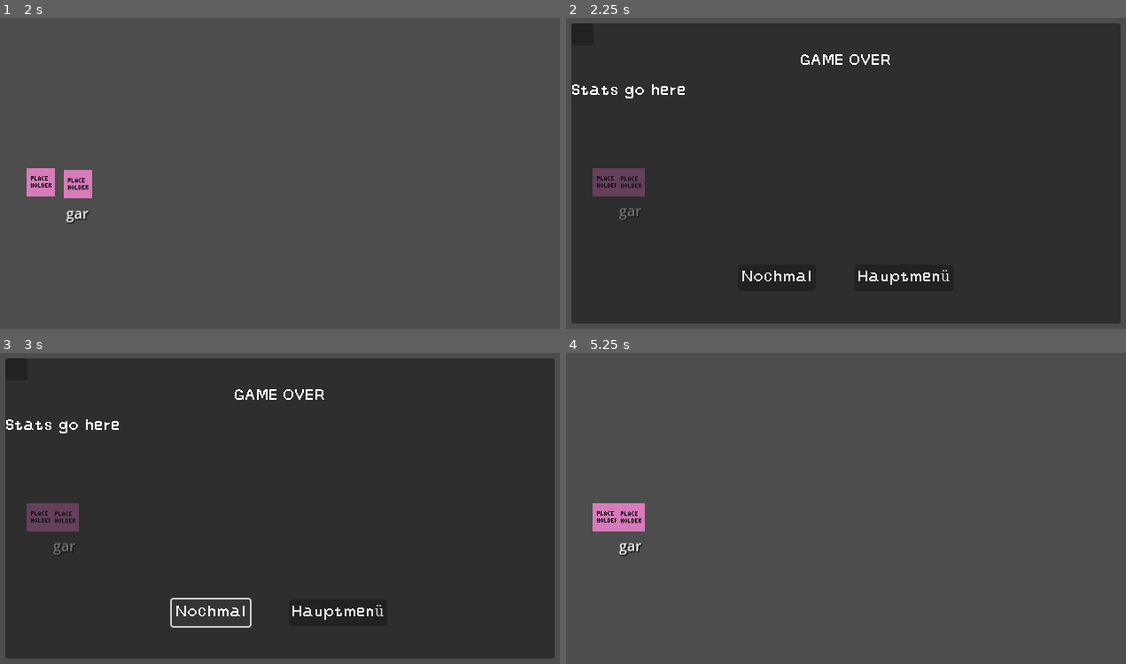
Above: before the commit, frames 1-4 (two rows, left to right).
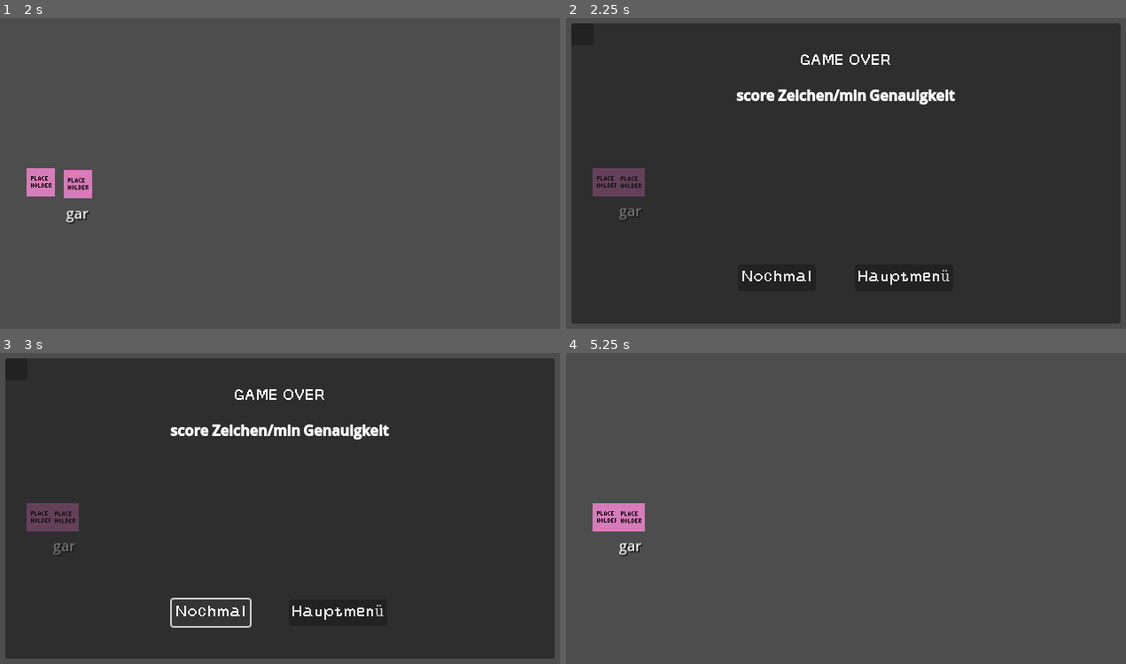
Above: after the commit, the same moments.

Repository: lehmius/typing-tides
Game: Godot game, scene res://scenes/game.tscn
Same seed, same stepped clock (60 frames per second), same inputs: the game is played once before the commit and once after it. The engine's default icon, where the game draws it, is replaced by a stand-in: a white triangle on a blue panel in a dark square.
Inputs (mouse positions are in pixels of both pictures, inside the frame that each line leads up to):
- Up to frame 1 (2 s): tap Enter at 0.5 s
- Up to frame 2 (2.25 s): no input
- Up to frame 3 (3 s): click "Nochmal" at 2.75 s
- Up to frame 4 (5.25 s): click "Nochmal" at 3.5 s; click "Nochmal" at 4.25 s; click (582, 368) at 5 s

Frame 1 is identical in both runs. In frame 2, 1.2% of the frame differs, in the area x 1-70%, y 21-28%; in frame 3, 1.2%; in frame 4, nothing differs.

Commit message:
Started implementation on player stat summary on the gameover popup.

Diff:
--- a/scenes/gameover_popup.tscn
+++ b/scenes/gameover_popup.tscn
@@ -48,7 +48,8 @@
 custom_minimum_size = Vector2(0, 200)
 layout_mode = 2
 theme_override_fonts/normal_font = ExtResource("2_d1g1p")
-text = "Stats go here"
+bbcode_enabled = true
+horizontal_alignment = 1
 
 [node name="CenterContainer" type="CenterContainer" parent="Popup/VBoxContainer"]
 layout_mode = 2
--- a/scripts/gameover_popup.gd
+++ b/scripts/gameover_popup.gd
@@ -2,7 +2,19 @@
 
 @onready var restart_button:Button = $Popup/VBoxContainer/CenterContainer/HBoxContainer/MarginContainer/RestartButton
 @onready var menu_button: Button = $Popup/VBoxContainer/CenterContainer/HBoxContainer/MarginContainer2/MenuButton
+@onready var score_label: RichTextLabel = $Popup/VBoxContainer/score
 
 func _ready() -> void:
 	restart_button.set_levelID_to_current()
 	menu_button.set_scene_to_be_loaded(-2)
+	SignalBus.connect("displayPerformance", _on_playerPerformanceMetrics)
+
+## On receiving the player performance metrics this function inserts the stats
+## into a table in the score RichTextLabel.
+##
+## @param playerPerformanceMetrcis: Dictionary containing the player stats
+## @returns: void
+func _on_playerPerformanceMetrics(playerPerformanceMetrics: Dictionary) -> void:
+	score_label.text = """[table=3]
+	[cell][b]score[/b][/cell][cell][b]Zeichen/min[/b][/cell][cell][b]Genauigkeit[/b][/cell]
+	[/table]"""
